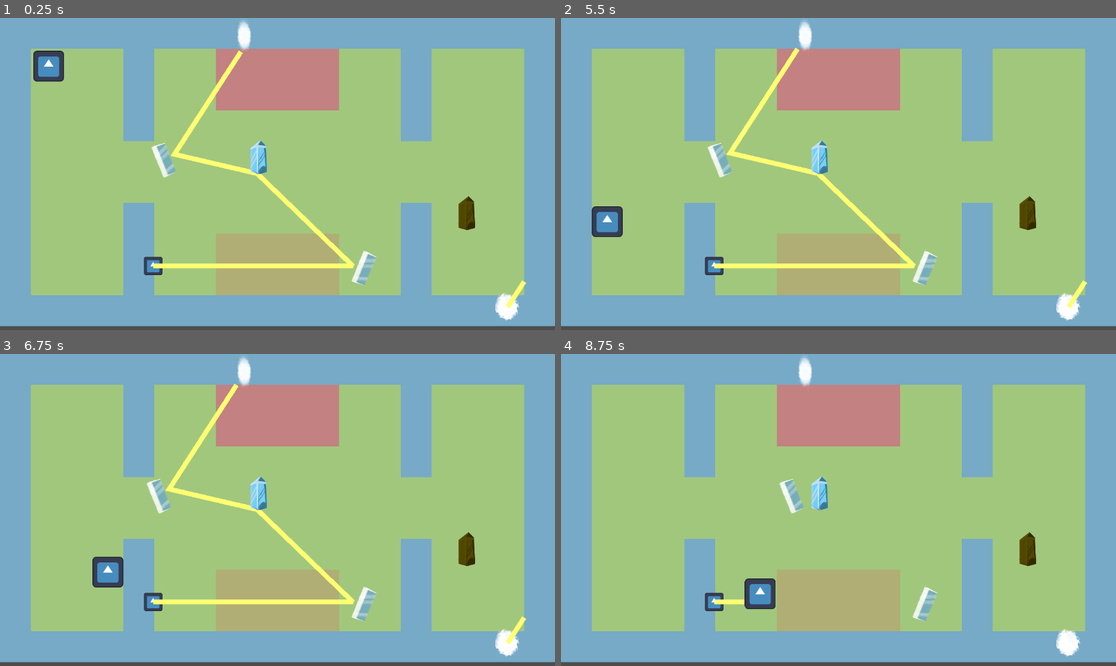
Above: before the commit, frames 1-4 (two rows, left to right).
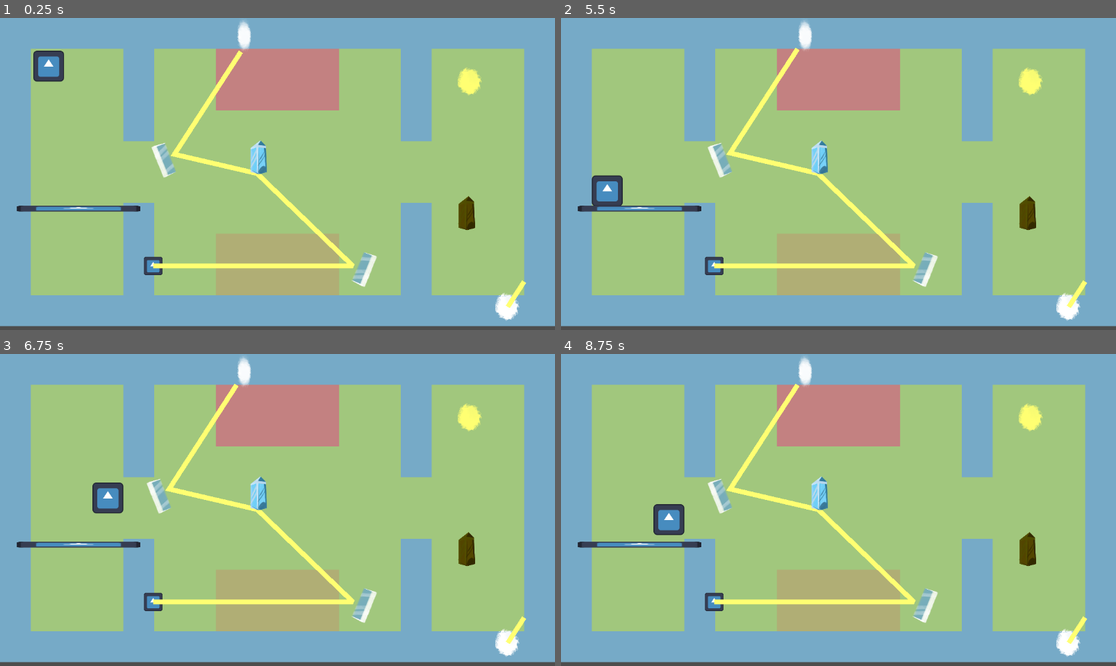
Above: after the commit, the same moments.

Repository: Noskire/Illumination
Game: Godot game, scene res://src/sokoban.tscn
Two runs of this game, one before a commit and one after it. Both use one fixed random seed, a clock stepped at 60 frames per second and the inputs below. The project has no main scene, so this scene is started directly. The engine's default icon, where the game draws it, is replaced by a stand-in: a white triangle on a blue panel in a dark square.
Inputs (mouse positions are in pixels of both pictures, inside the frame that each line leads up to):
- Up to frame 1 (0.25 s): no input
- Up to frame 2 (5.5 s): tap Enter at 0.5, 2.75, 5 s; move the mouse to (960, 158) at 0.52 s; hold Right (ui_right) 0.53-1.28 s; click (960, 158) at 0.67 s; tap Space (ui_select) at 0.77, 1.25, 1.52, 3.02, 3.5, 3.77, 4.52 s; move the mouse to (727, 189) at 1.27 s; hold Down (ui_down) 1.28-2.03 s; move the mouse to (894, 105) at 2.02 s; hold Right (ui_right) 2.03-2.78 s; move the mouse to (810, 236) at 2.77 s; hold Up (ui_up) 2.78-3.53 s; click (810, 236) at 2.92 s; move the mouse to (1005, 220) at 3.52 s; hold Left (ui_left) 3.53-5.03 s; move the mouse to (672, 127) at 4.27 s; move the mouse to (866, 174) at 5.02 s; hold Down (ui_down) from 5.03 s (still down); click (866, 174) at 5.17 s
- Up to frame 3 (6.75 s): move the mouse to (194, 432) at 5.77 s; release Down (ui_down) at 5.78 s; hold Right (ui_right) 5.78-6.53 s; tap Space (ui_select) at 6.02, 6.5 s; move the mouse to (399, 494) at 6.52 s; hold Up (ui_up) from 6.53 s (still down)
- Up to frame 4 (8.75 s): tap Space (ui_select) at 6.77, 7.52 s; move the mouse to (727, 525) at 7.27 s; release Up (ui_up) at 7.28 s; hold Right (ui_right) 7.28-8.03 s; click (727, 525) at 7.42 s; move the mouse to (894, 441) at 8.02 s; hold Down (ui_down) from 8.03 s (still down)

The runs differ from the first frame. In frame 1, 1.0% of the frame differs, in the area x 3-87%, y 15-87%; in frame 2, 1.9%; in frame 3, 2.1%; in frame 4, 4.0%, in the area x 3-95%, y 9-93%.

Commit message:
Plate and Doors
Added a pressure plate that only works with crystals of the same color.
Added doors that open when the pressure plate are pressed and closes otherwise.

Diff:
--- /dev/null
+++ b/src/PressurePlate.gd
@@ -0,0 +1,23 @@
+extends Area2D
+
+var crystals = []
+var pressed = false
+var color = "#ffff72"
+
+func is_pressed():
+	pressed = false
+	for c in crystals:
+		if c.color_active == color and c.powered_up:
+			pressed = true
+
+func _on_body_entered(body):
+	if body.is_in_group("PowerUp"):
+		crystals.append(body)
+	is_pressed()
+
+func _on_body_exited(body):
+	for c in crystals:
+		if body == c:
+			crystals.erase(body)
+			break
+	is_pressed()
--- /dev/null
+++ b/src/PressurePlate.tscn
@@ -0,0 +1,22 @@
+[gd_scene load_steps=4 format=3 uid="uid://dynjwf7w8peom"]
+
+[ext_resource type="Texture2D" uid="uid://dw53o5vyo7dwt" path="res://assets/Portal_2.png" id="1_131qo"]
+[ext_resource type="Script" path="res://src/PressurePlate.gd" id="1_jghia"]
+
+[sub_resource type="CircleShape2D" id="CircleShape2D_ws35y"]
+radius = 16.0
+
+[node name="PressurePlate" type="Area2D"]
+script = ExtResource("1_jghia")
+
+[node name="Sprite2D" type="Sprite2D" parent="."]
+modulate = Color(1, 1, 0.447059, 1)
+position = Vector2(2, 0)
+scale = Vector2(0.326, 0.326)
+texture = ExtResource("1_131qo")
+
+[node name="CollisionShape2D" type="CollisionShape2D" parent="."]
+shape = SubResource("CircleShape2D_ws35y")
+
+[connection signal="body_entered" from="." to="." method="_on_body_entered"]
+[connection signal="body_exited" from="." to="." method="_on_body_exited"]
--- /dev/null
+++ b/src/door.gd
@@ -0,0 +1,32 @@
+extends CharacterBody2D
+
+@export var pressure_plate: Area2D
+
+var is_open = false
+var tween
+
+func _process(_delta):
+	if not is_open and pressure_plate.pressed == true:
+		open()
+	elif is_open and pressure_plate.pressed == false:
+		close()
+
+func open():
+	is_open = true
+	if tween:
+		tween.kill() # Abort the previous animation.
+	tween = create_tween()
+	# Interpolate until line width = 10
+	tween.tween_property($Sprite2D, "scale", Vector2(0.25, 0.1), 2)
+	#tween.parallel().tween_property($CollisionShape2D.shape, "size", Vector2(32, 10), 2)
+	$CollisionShape2D.set_disabled(true)
+
+func close():
+	is_open = false
+	if tween:
+		tween.kill() # Abort the previous animation.
+	tween = create_tween()
+	# Interpolate until line width = 10
+	tween.tween_property($Sprite2D, "scale", Vector2(2, 0.1), 2)
+	#tween.parallel().tween_property($CollisionShape2D.shape, "size", Vector2(256, 10), 2)
+	$CollisionShape2D.set_disabled(false)
--- /dev/null
+++ b/src/door.tscn
@@ -0,0 +1,19 @@
+[gd_scene load_steps=4 format=3 uid="uid://bovet6w1nb1b8"]
+
+[ext_resource type="Script" path="res://src/door.gd" id="1_bjepl"]
+[ext_resource type="Texture2D" uid="uid://btti8p3qjqv7y" path="res://icon.svg" id="1_lo1i4"]
+
+[sub_resource type="RectangleShape2D" id="RectangleShape2D_ukbmu"]
+size = Vector2(256, 10)
+
+[node name="Door" type="CharacterBody2D"]
+script = ExtResource("1_bjepl")
+
+[node name="Sprite2D" type="Sprite2D" parent="."]
+scale = Vector2(2, 0.1)
+texture = ExtResource("1_lo1i4")
+offset = Vector2(64, 0)
+
+[node name="CollisionShape2D" type="CollisionShape2D" parent="."]
+position = Vector2(128, 0)
+shape = SubResource("RectangleShape2D_ukbmu")
--- a/src/sokoban.tscn
+++ b/src/sokoban.tscn
@@ -8,6 +8,8 @@
 [ext_resource type="PackedScene" uid="uid://cuh45j5mekahn" path="res://src/refraction.tscn" id="6_iji1y"]
 [ext_resource type="PackedScene" uid="uid://gkt6iptivgi2" path="res://src/portal_in.tscn" id="7_jgjht"]
 [ext_resource type="PackedScene" uid="uid://bffkjemfqs6jw" path="res://src/portal_out.tscn" id="8_xd0vs"]
+[ext_resource type="PackedScene" uid="uid://dynjwf7w8peom" path="res://src/PressurePlate.tscn" id="9_7d7k2"]
+[ext_resource type="PackedScene" uid="uid://bovet6w1nb1b8" path="res://src/door.tscn" id="10_08sbv"]
 
 [sub_resource type="TileSetAtlasSource" id="TileSetAtlasSource_qubdw"]
 texture = ExtResource("1_gbkte")
@@ -16,19 +18,31 @@
 0:0/0/physics_layer_0/linear_velocity = Vector2(0, 0)
 0:0/0/physics_layer_0/angular_velocity = 0.0
 0:0/0/physics_layer_0/polygon_0/points = PackedVector2Array(-32, -32, 32, -32, 32, 32, -32, 32)
+0:0/0/physics_layer_1/linear_velocity = Vector2(0, 0)
+0:0/0/physics_layer_1/angular_velocity = 0.0
 1:0/0 = 0
 1:0/0/physics_layer_0/linear_velocity = Vector2(0, 0)
 1:0/0/physics_layer_0/angular_velocity = 0.0
+1:0/0/physics_layer_1/linear_velocity = Vector2(0, 0)
+1:0/0/physics_layer_1/angular_velocity = 0.0
 0:1/0 = 0
 0:1/0/physics_layer_0/linear_velocity = Vector2(0, 0)
 0:1/0/physics_layer_0/angular_velocity = 0.0
+0:1/0/physics_layer_1/linear_velocity = Vector2(0, 0)
+0:1/0/physics_layer_1/angular_velocity = 0.0
+0:1/0/physics_layer_1/polygon_0/points = PackedVector2Array(-32, -32, 32, -32, 32, 32, -32, 32)
 1:1/0 = 0
 1:1/0/physics_layer_0/linear_velocity = Vector2(0, 0)
 1:1/0/physics_layer_0/angular_velocity = 0.0
+1:1/0/physics_layer_1/linear_velocity = Vector2(0, 0)
+1:1/0/physics_layer_1/angular_velocity = 0.0
+1:1/0/physics_layer_1/polygon_0/points = PackedVector2Array(-32, -32, 32, -32, 32, 32, -32, 32)
 
 [sub_resource type="TileSet" id="TileSet_b2csm"]
 tile_size = Vector2i(64, 64)
 physics_layer_0/collision_layer = 1
+physics_layer_1/collision_layer = 2
+physics_layer_1/collision_mask = 2
 sources/1 = SubResource("TileSetAtlasSource_qubdw")
 
 [node name="Sokoban" type="Node2D"]
@@ -48,7 +62,7 @@
 
 [node name="Reflection" parent="." instance=ExtResource("4_qd0ev")]
 position = Vector2(756, 521)
-rotation = 0.383972
+rotation = 3.52557
 
 [node name="Reflection2" parent="." instance=ExtResource("4_qd0ev")]
 position = Vector2(341, 295)
@@ -63,3 +77,10 @@
 
 [node name="PortalOut" parent="." instance=ExtResource("8_xd0vs")]
 position = Vector2(1054, 600)
+
+[node name="PressurePlate" parent="." instance=ExtResource("9_7d7k2")]
+position = Vector2(974, 132)
+
+[node name="Door" parent="." node_paths=PackedStringArray("pressure_plate") instance=ExtResource("10_08sbv")]
+position = Vector2(35, 396)
+pressure_plate = NodePath("../PressurePlate")
Not shown: 1 places in src/sokoban.tscn that only renumber resources
